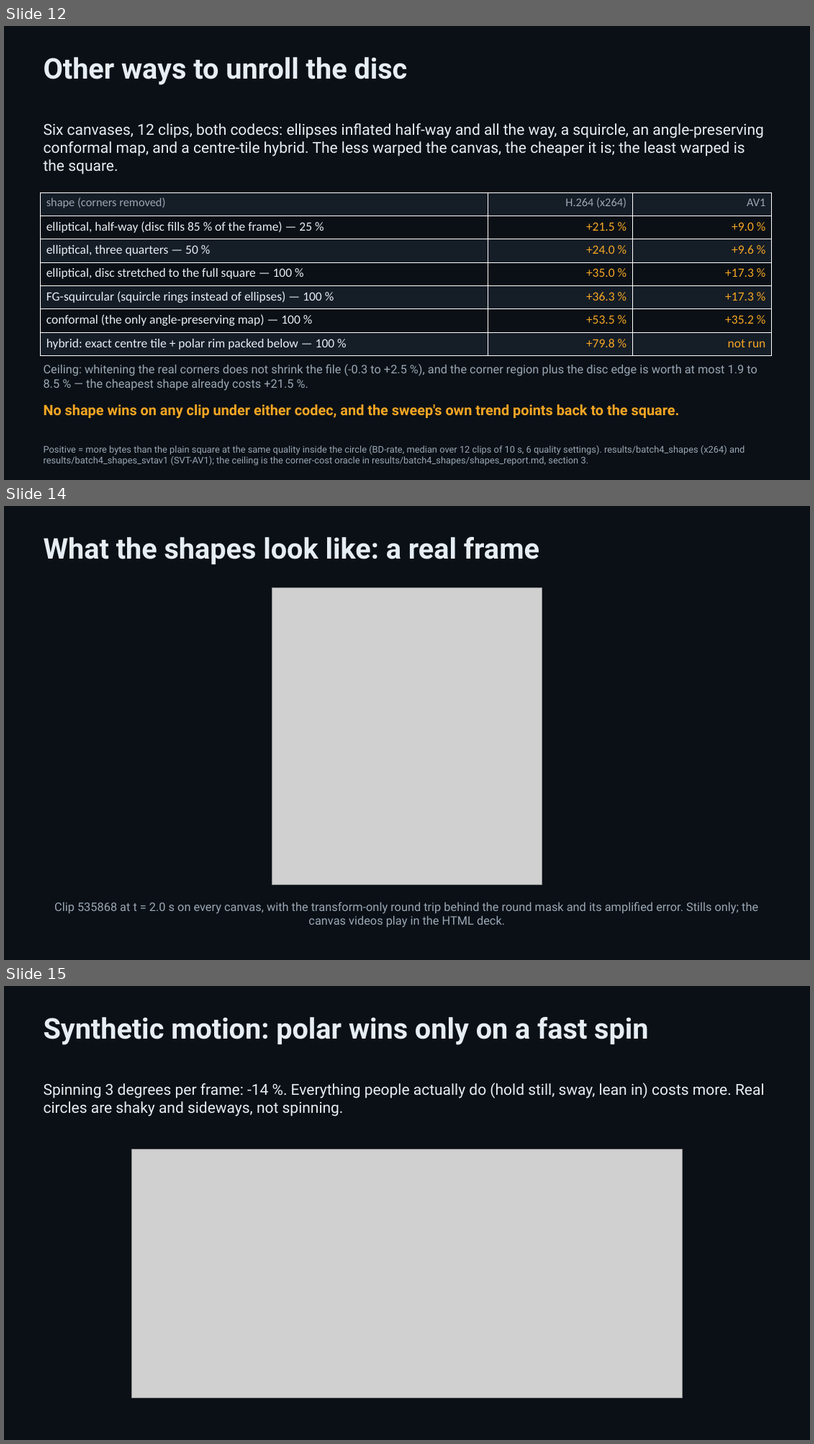
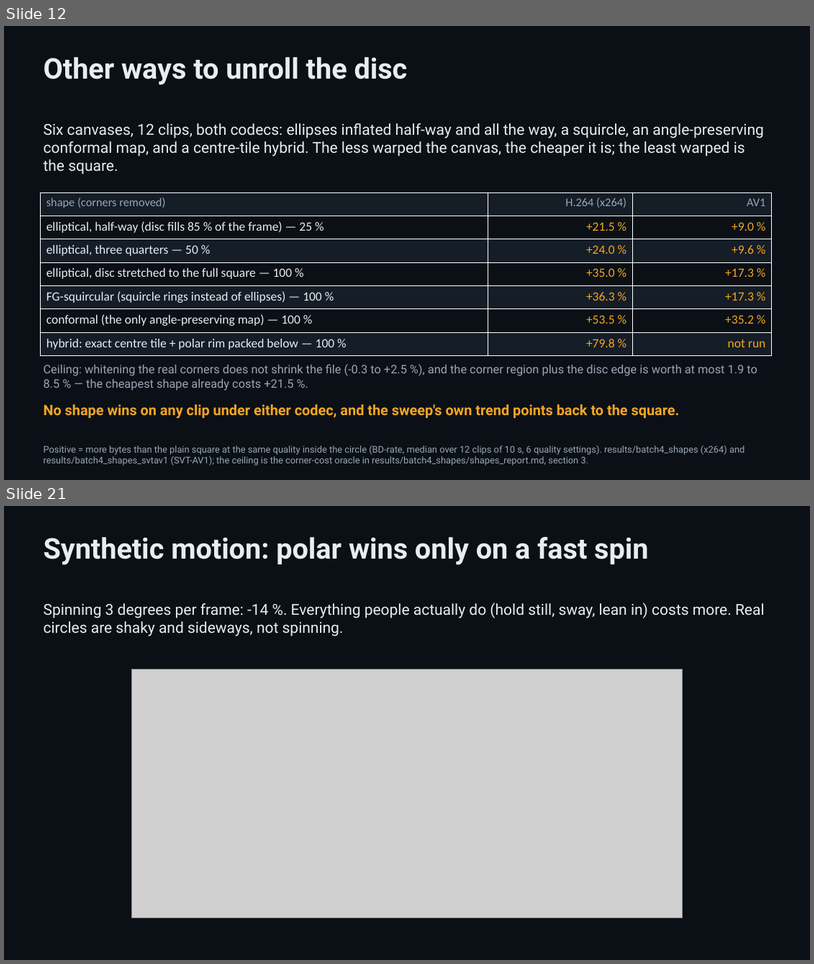
Before and after one commit to padington/polar-codec-site, a slide deck: slides/polar-codec.pptx. Shown one above the other, each under a label of ours: slides 12, 14 and 15 before the commit, slides 12 and 21 after it; the slides between them are not shown. The pictures are 814x1444 and 814x964 pixels, drawn with LibreOffice and Linux fonts; fonts in the diff are those of the drawing; grey boxes stand for pictures. Boxes give left, top, right and bottom in pixels: in the first picture for what was removed or moved away, otherwise in the second. Text is boxed around its words. In the diff, an @@ line names an element or a change of style, - is before the commit and + after.

Commit message:
Deck: one explanatory slide per canvas shape (slides 13-20)
Rebuilt from the private repo. The contact-sheet slide is gone; the deck now
has 31 slides, one per canvas shape on slide 4's template, with schematics
generated from the maps themselves. The two contact sheets stay on the
results page as overview sheets and are linked from the deck's appendix.

```diff
--- a/slides/polar-codec.pptx
+++ b/slides/polar-codec.pptx
@@ slide 14 removed at box(4, 506, 810, 960), background #0B1016 @@
@@ text removed at box(44, 537, 540, 564) @@
-What the shapes look like: a real frame
@@ picture removed at box(272, 587, 543, 884) @@
@@ text removed at box(54, 901, 759, 927) @@
-Clip 535868 at t = 2.0 s on every canvas, with the transform-only round trip behind the round mask and its amplified error. Stills only; the canvas videos play in the HTML deck.
@@ what was slide 15 is now slide 21 @@
```
Also in this commit, not shown: 1 slide changed, 8 slides added, 1 other slide removed, 25 other files.
